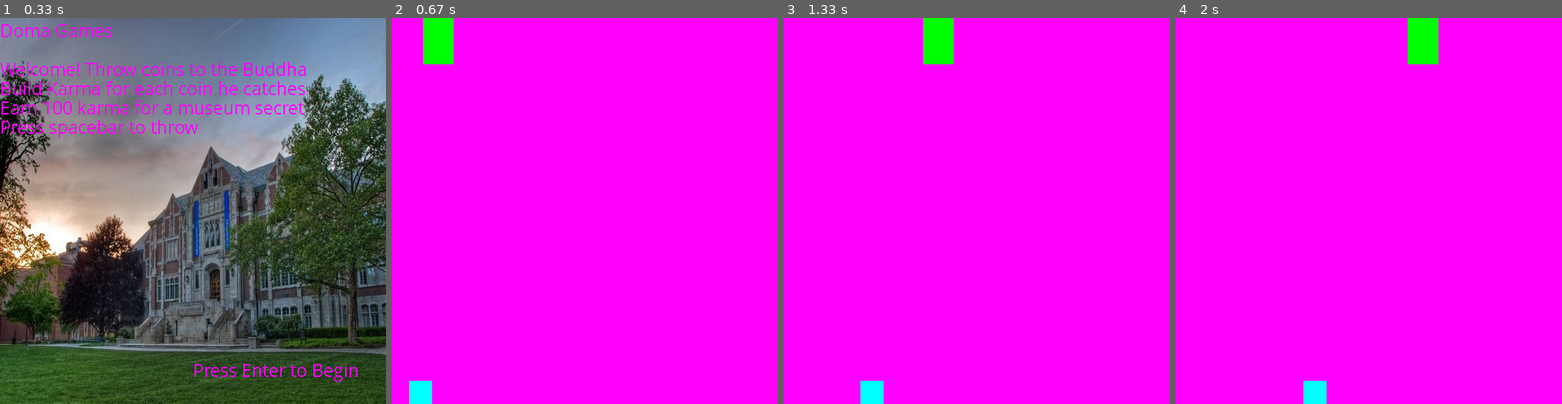
Above: before the commit, frames 1-4 (left to right).
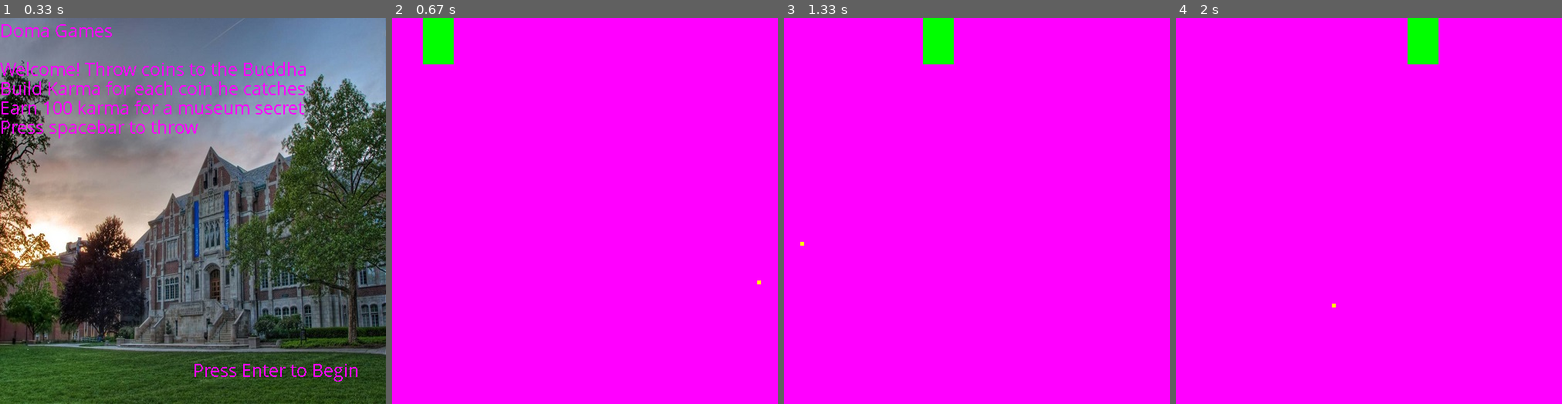
Above: after the commit, the same moments.

Repository: bcrose/DOMAProject
Game: pygame game, started from game_tests.py
Same seed, same stepped clock (60 frames per second), same inputs: the game is played once before the commit and once after it.
Inputs:
- Up to frame 1 (0.33 s): no input
- Up to frame 2 (0.67 s): tap Enter at 0.33 s
- Up to frame 3 (1.33 s): no input
- Up to frame 4 (2 s): no input

Frame 1 is identical in both runs. In frame 2, 0.4% of the frame differs, in the area x 4-96%, y 68-100%; in frame 3, 0.4%; in frame 4, 0.4%.

Commit message:
Reshaped game to a more doable style for us

Diff:
--- a/pygameFun.py
+++ b/pygameFun.py
@@ -1,4 +1,5 @@
 import pygame
+import random
 
 # a sprite class to create different size of sprites with different movement
 
@@ -26,7 +27,7 @@
 textsurface5 = myfont.render('Press spacebar to throw', False, (255, 0, 255))
 textsurface4 = myfont.render('Press Enter to Begin', False, (255, 0, 255))
 buddha = Sprite(0, 0, 40, 60, 20, 20, 0)
-hand = Sprite(0, 470, 30, 30, 11, 11, 0)
+coin = Sprite(random.randint(2, 490), 500, 5, 5, -40, -40, 500)
 
 
 def main():
@@ -68,27 +69,17 @@
             buddha.delta = buddha.vel
         buddha.x += buddha.delta
         # Code for hand movement
-        hand.u += hand.delta
-        if hand.u >= 500:
-            hand.delta = -hand.vel
-        elif hand.u < hand.width:
-            hand.delta = hand.vel
-        hand.x += hand.delta
+        coin.y += coin.delta
+        if coin.y <= 0:
+            coin.y = 490
+            coin.x = random.randint(2, 490)
+        coin.y += coin.delta
 
         # this is the attempted but currently broken code to throw the coin
-        coin = Sprite(hand.x, hand.y, 5, 5, 40, 40, hand.x)
-        if event.type == pygame.KEYDOWN:
-            if event.key == pygame.K_SPACE:
-                coin.y -= coin.vel
-        if event.type == pygame.KEYUP:
-            if event.key == pygame.K_SPACE:
-                coin.y -= coin.vel
-
         # This is where everything is drawn on the window
         win.fill((255, 0, 255))
         pygame.draw.rect(win, (255, 255, 0), (coin.x, coin.y, coin.width, coin.height))
         pygame.draw.rect(win, (0, 255, 0), (buddha.x, buddha.y, buddha.width, buddha.height))
-        pygame.draw.rect(win, (0, 255, 255), (hand.x, hand.y, hand.width, hand.height))
         pygame.display.update()
         pygame.event.pump()
     pygame.quit()
